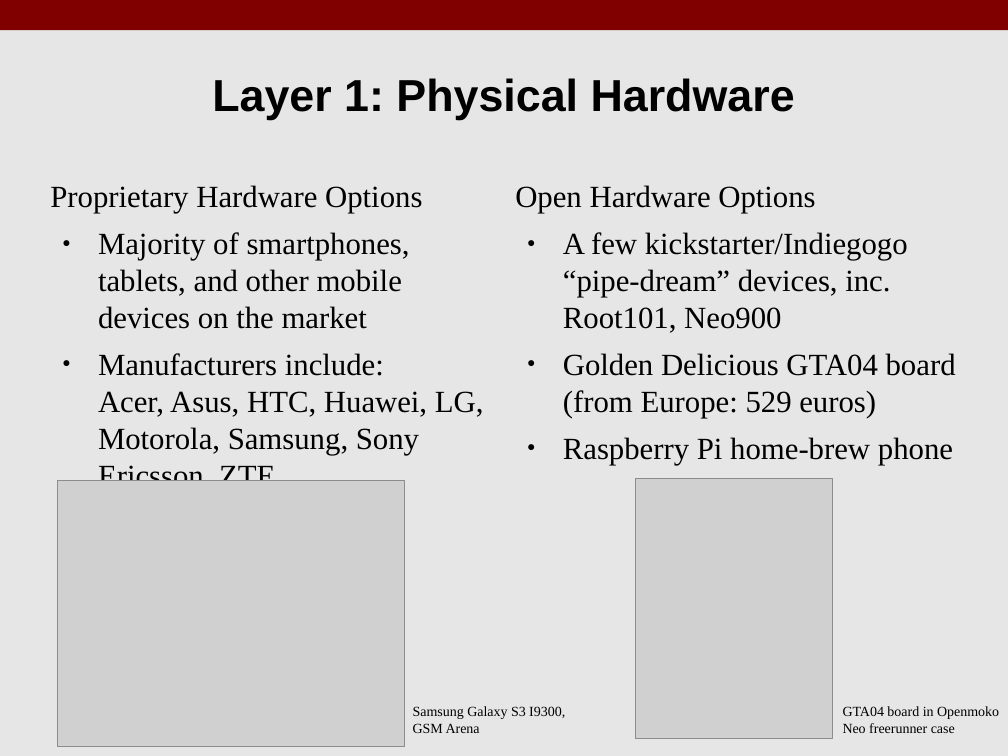
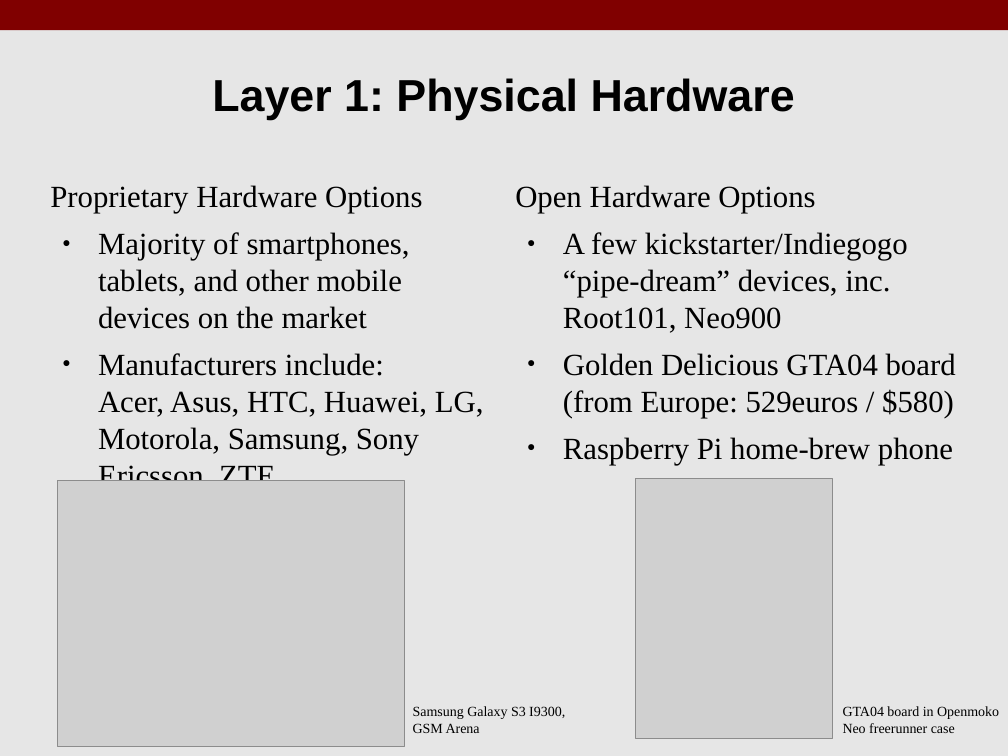
Before and after one commit to benroose/presentations, a slide deck: slide 7 of open_source_android/KLF17_Open_Source_Android.odp. Drawn at 1008x756 pixels with LibreOffice and Linux fonts; fonts in the diff are those of the drawing; grey boxes stand for pictures. Boxes give left, top, right and bottom in pixels: in the first picture for what was removed or moved away, otherwise in the second. Text is boxed around its words. In the diff, an @@ line names an element or a change of style, - is before the commit and + after.

```diff
--- a/open_source_android/KLF17_Open_Source_Android.odp
+++ b/open_source_android/KLF17_Open_Source_Android.odp
@@ text at bbox=[563, 353, 956, 418]: text changed @@
-● Golden Delicious GTA04 board
-  (from Europe: 529 euros)
+● Golden Delicious GTA04 board
+  (from Europe: 529euros / $580)
```
Also in this commit, not shown: 3 other slides changed, 1 other file.
